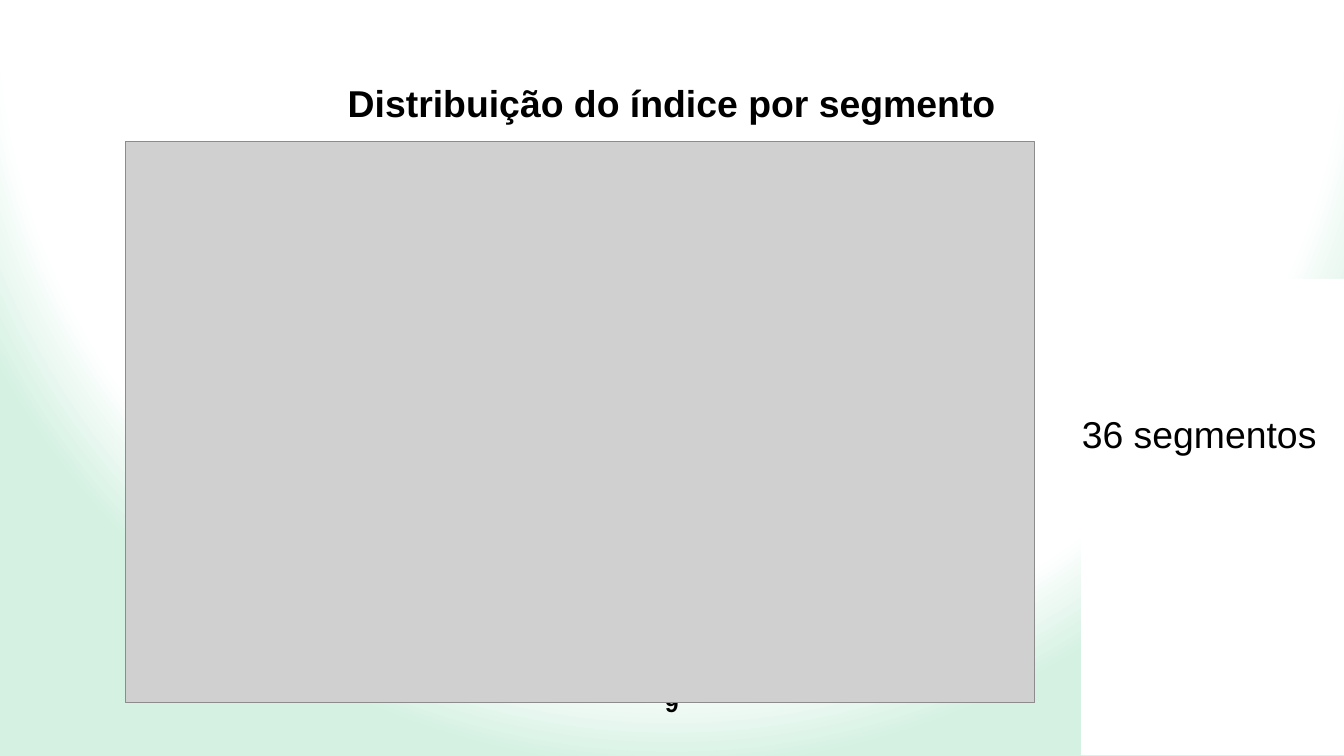
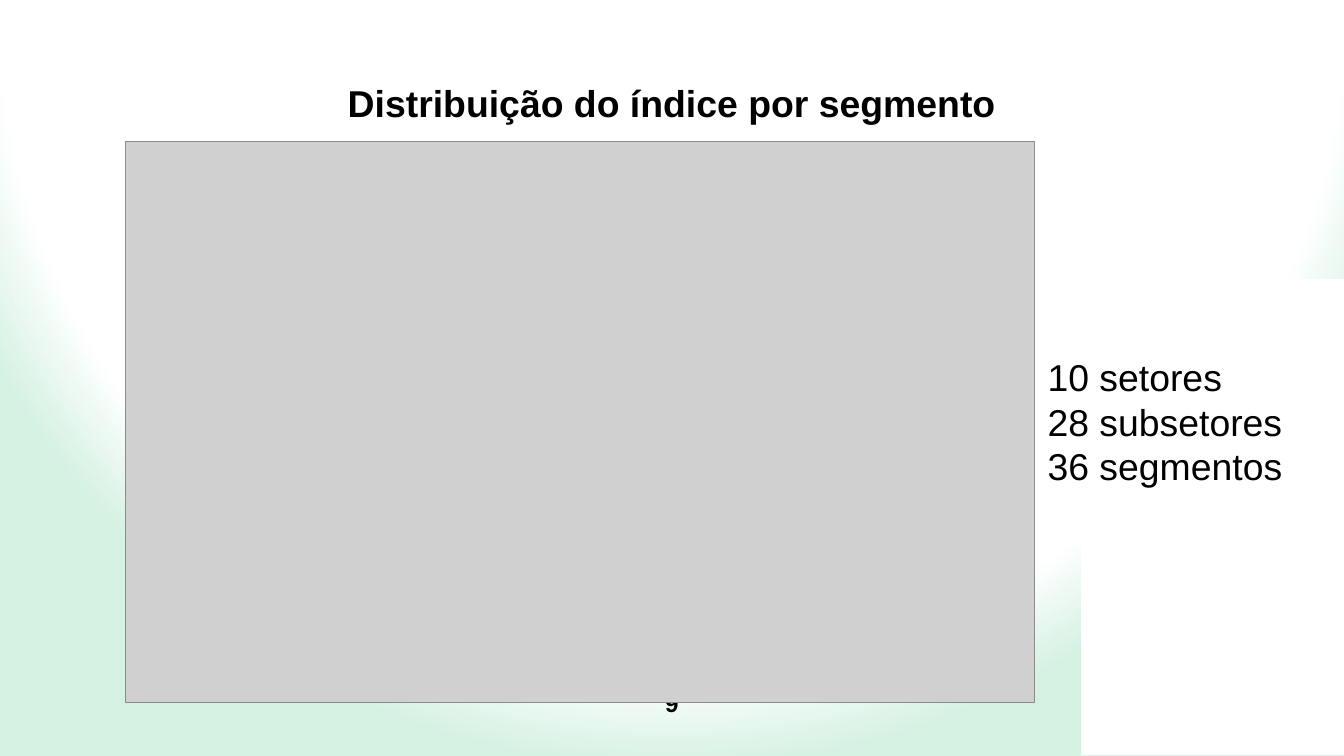
Before and after one commit to asantos2000/caderno-bd, a slide deck: slide 9 of pics/11 - BigDataAnalytics - ANDERSON.pptx. Drawn at 1344x756 pixels with LibreOffice and Linux fonts; fonts in the diff are those of the drawing; grey boxes stand for pictures; background and template pictures are left out. Boxes give left, top, right and bottom in pixels: in the first picture for what was removed or moved away, otherwise in the second. Text is boxed around its words. In the diff, an @@ line names an element or a change of style, - is before the commit and + after.

```diff
--- a/pics/11 - BigDataAnalytics - ANDERSON.pptx
+++ b/pics/11 - BigDataAnalytics - ANDERSON.pptx
@@ text "10 setores": place and size @@
-text "10 setores" at <box>1082,422,1317,456</box>
+text "10 setores" at <box>1048,365,1282,488</box>
@@ text at <box>1048,365,1282,437</box>: paragraphs added @@
+10 setores
+28 subsetores
```
Also in this commit, not shown: 11 other slides changed, 1 other file.
